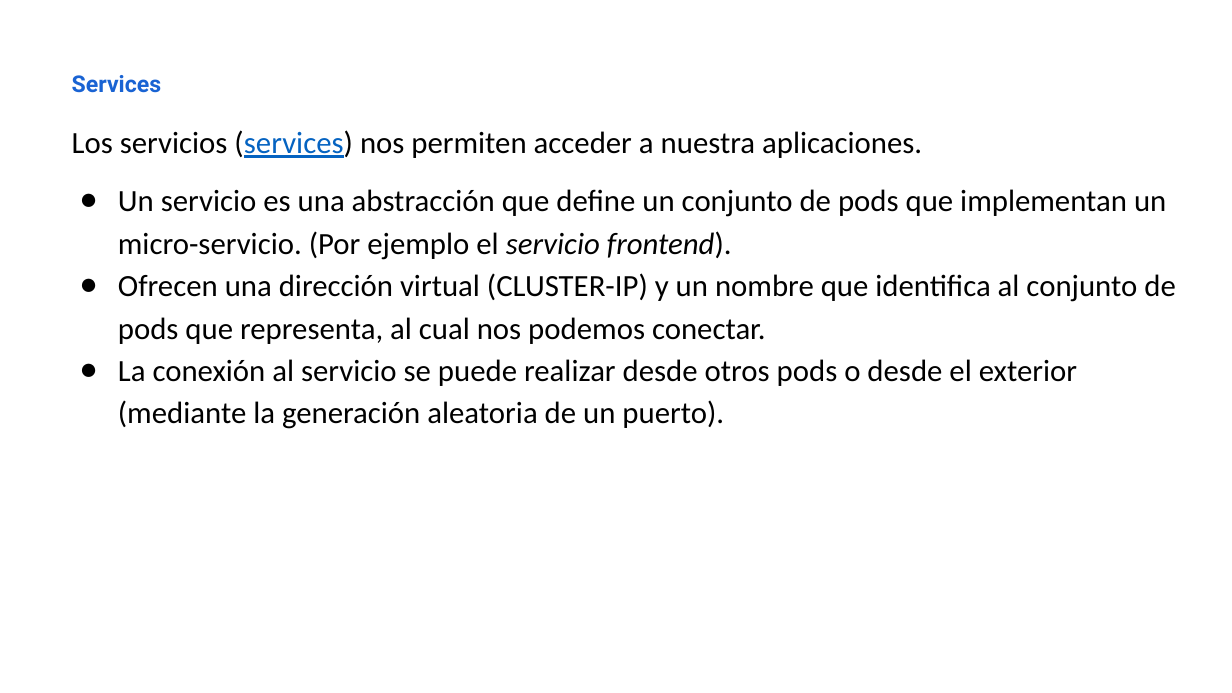
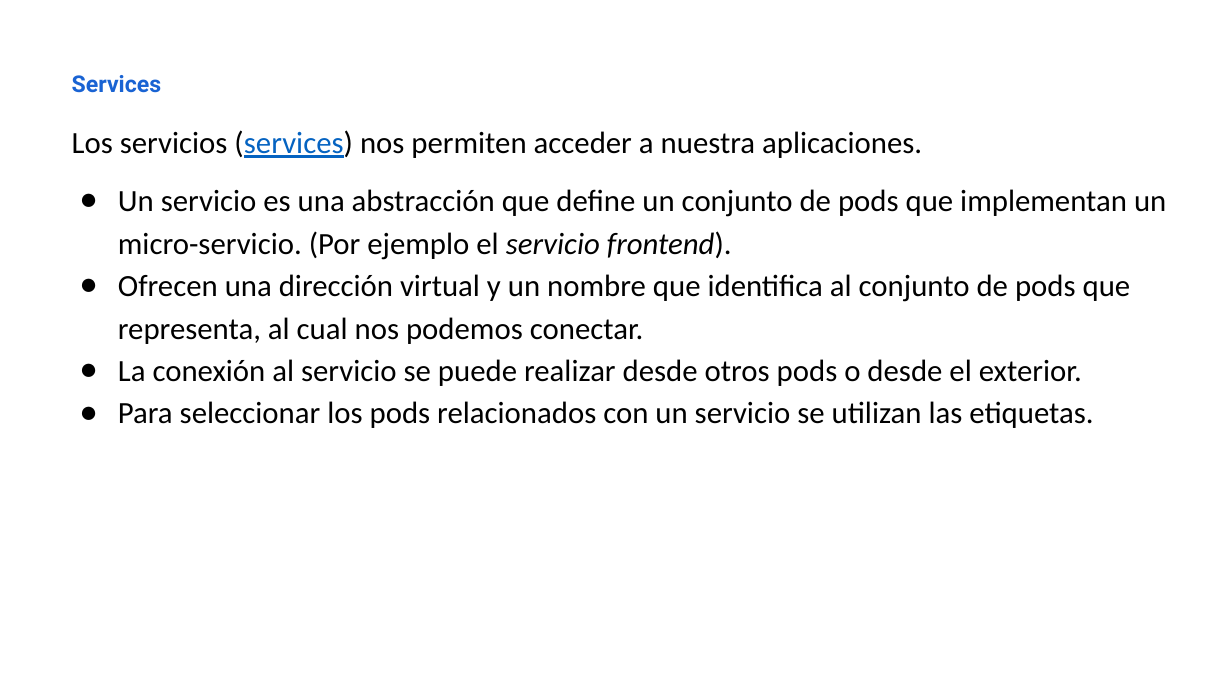
Before and after one commit to iesgn/kubernetes-storm, a slide deck: slide 2 of unidad3/presentacion_unidad3-2.odp. Drawn at 1232x693 pixels with LibreOffice and Linux fonts; fonts in the diff are those of the drawing. Boxes give left, top, right and bottom in pixels: in the first picture for what was removed or moved away, otherwise in the second. Text is boxed around its words. In the diff, an @@ line names an element or a change of style, - is before the commit and + after.

```diff
--- a/unidad3/presentacion_unidad3-2.odp
+++ b/unidad3/presentacion_unidad3-2.odp
@@ text at (x1=118, y1=274, x2=1131, y2=428): text changed @@
-● Ofrecen una dirección virtual (CLUSTER-IP) y un nombre que identifica al conjunto de pods que representa, al cual nos podemos conectar.
-● La conexión al servicio se puede realizar desde otros pods o desde el exterior (mediante la generación aleatoria de un puerto).
+● Ofrecen una dirección virtual y un nombre que identifica al conjunto de pods que representa, al cual nos podemos conectar.
+● La conexión al servicio se puede realizar desde otros pods o desde el exterior.
+● Para seleccionar los pods relacionados con un servicio se utilizan las etiquetas.
```
Also in this commit, not shown: 5 other slides changed, 1 slide added, 1 slide removed, 3 other files.
